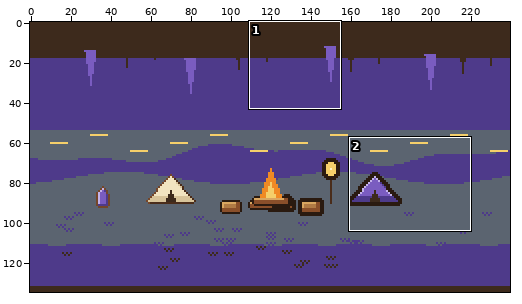
One commit to this pixel-art file: opus-test-run/aseprite/trek-3b-camp.aseprite. Above, an overview of the earlier version with the close-up marked.
Close-up. Before:
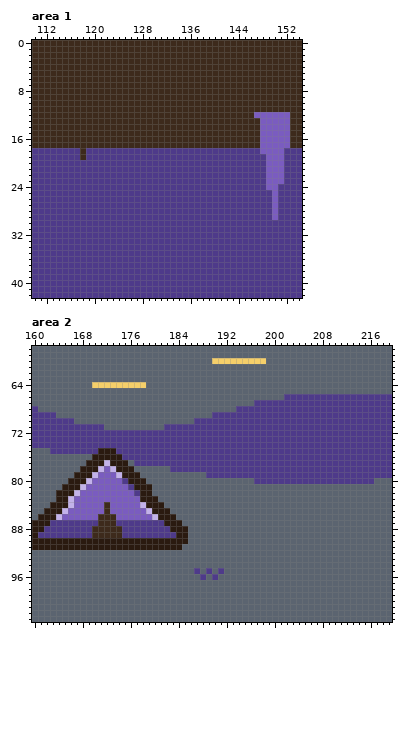
240x135 pixels, 1 frame. Shown: area 1: x 110..154, y 0..42; area 2: x 160..219, y 58..103. The commit also changed other parts of the picture, which this record leaves out.
New version:
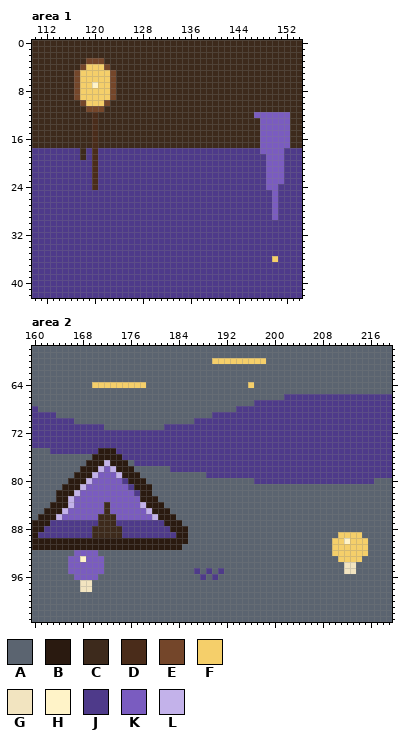
Palette (. is transparent): A #5b6470  B #2a1a10  C #3d2a1c  D #4a2c1a  E #74462a  F #f5cf6a  G #f2e4c0  H #fff3c8  J #4e3a8a  K #7a5cc0  L #c3b2ea
The exact change:
Area 1, layer "detail":
y 3: x 119..121 CCC -> EEE
y 4: x 118..122 CCCCC -> EFFFE
y 5..6: x 117..123 CCCCCCC -> EFFFFFE
y 7: x 117..123 CCCCCCC -> EFFHFFE
y 8..9: x 117..123 CCCCCCC -> EFFFFFE
y 10: x 118..122 CCCCC -> EFFFE
y 11: x 119..121 CCC -> EEE
y 12..17: x 120 C -> D
y 18..24: x 120 J -> D
y 36: x 150 J -> F
Area 2, layer "detail":
y 64: x 196 A -> F
y 89: x 211..214 AAAA -> FFFF
y 90: x 210..215 AAAAAA -> FFHFFF
y 91: x 210..215 AAAAAA -> FFFFFF
y 92: x 167..170 AAAA -> KKKK; x 210..215 AAAAAA -> FFFFFF
y 93: x 166..171 AAAAAA -> KKHKKK; x 211..214 AAAA -> FFFF
y 94..95: x 166..171 AAAAAA -> KKKKKK; x 212..213 AA -> GG
y 96: x 167..170 AAAA -> KKKK
y 97..98: x 168..169 AA -> GG
